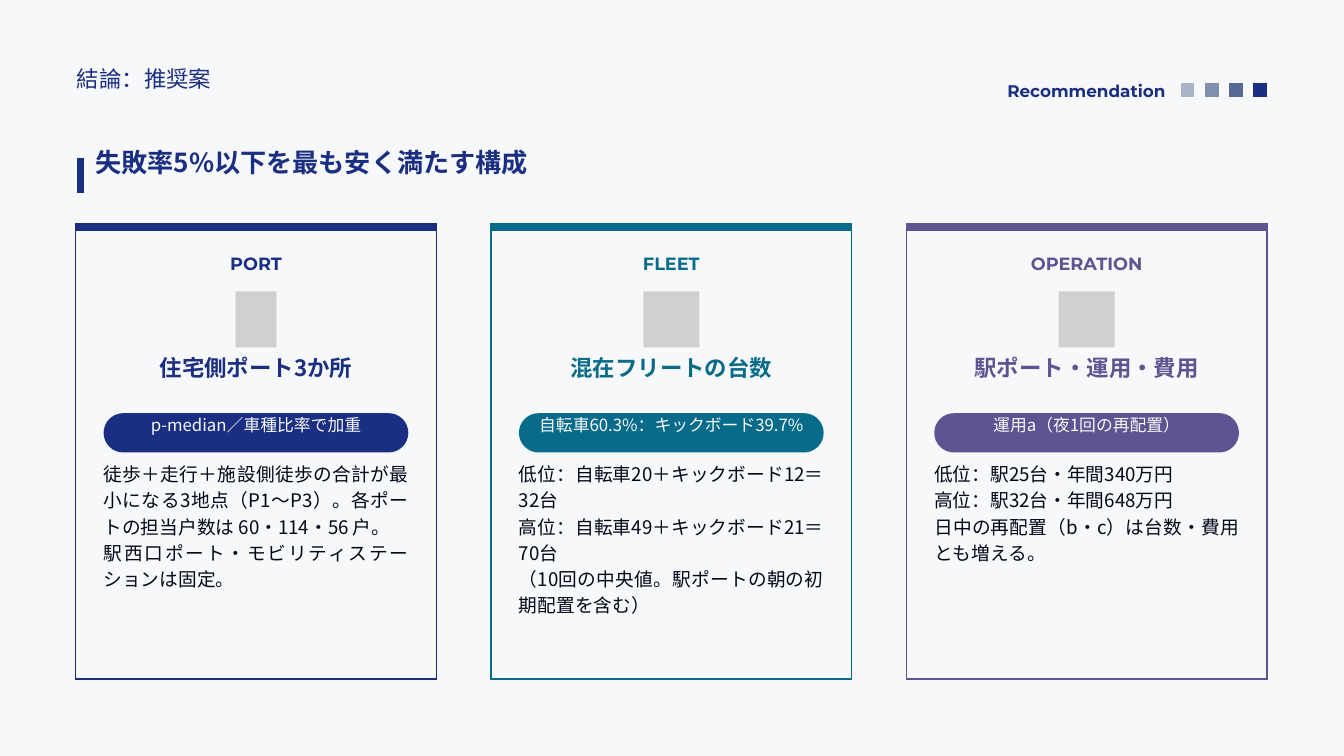
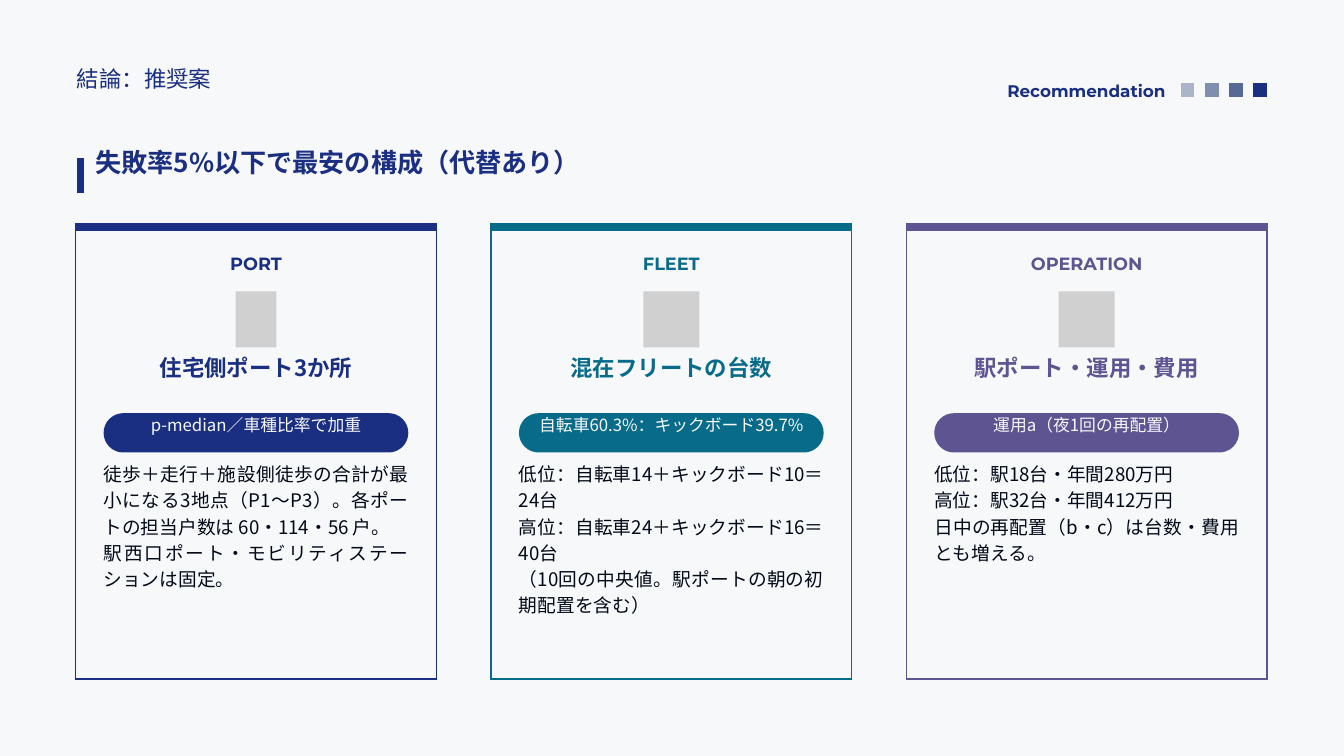
Before and after one commit to saigaeno-cmd/mikuri_sim, a slide deck: slide 2 of data/output/study/報告_モビリティシェア検討.pptx. Drawn at 1344x756 pixels with LibreOffice and Linux fonts; fonts in the diff are those of the drawing; grey boxes stand for pictures. Boxes give left, top, right and bottom in pixels: in the first picture for what was removed or moved away, otherwise in the second. Text is boxed around its words. In the diff, an @@ line names an element or a change of style, - is before the commit and + after.

```diff
--- a/data/output/study/報告_モビリティシェア検討.pptx
+++ b/data/output/study/報告_モビリティシェア検討.pptx
@@ text at bbox=[96, 149, 580, 175]: text changed @@
-失敗率5%以下を最も安く満たす構成
+失敗率5%以下で最安の構成（代替あり）
@@ text at bbox=[519, 465, 824, 562]: text changed @@
-低位：自転車20＋キックボード12＝32台
-高位：自転車49＋キックボード21＝70台
+低位：自転車14＋キックボード10＝24台
+高位：自転車24＋キックボード16＝40台
@@ text at bbox=[934, 465, 1173, 509]: text changed @@
-低位：駅25台・年間340万円
-高位：駅32台・年間648万円
+低位：駅18台・年間280万円
+高位：駅32台・年間412万円
```
Also in this commit, not shown: 15 other slides changed, 6 other files.
